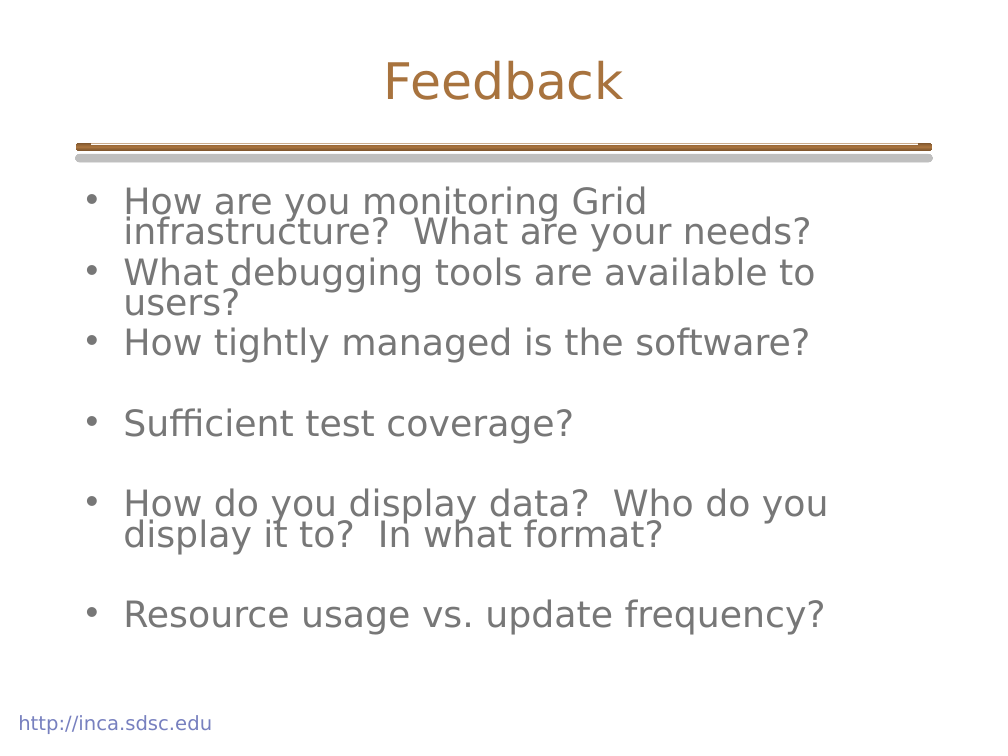
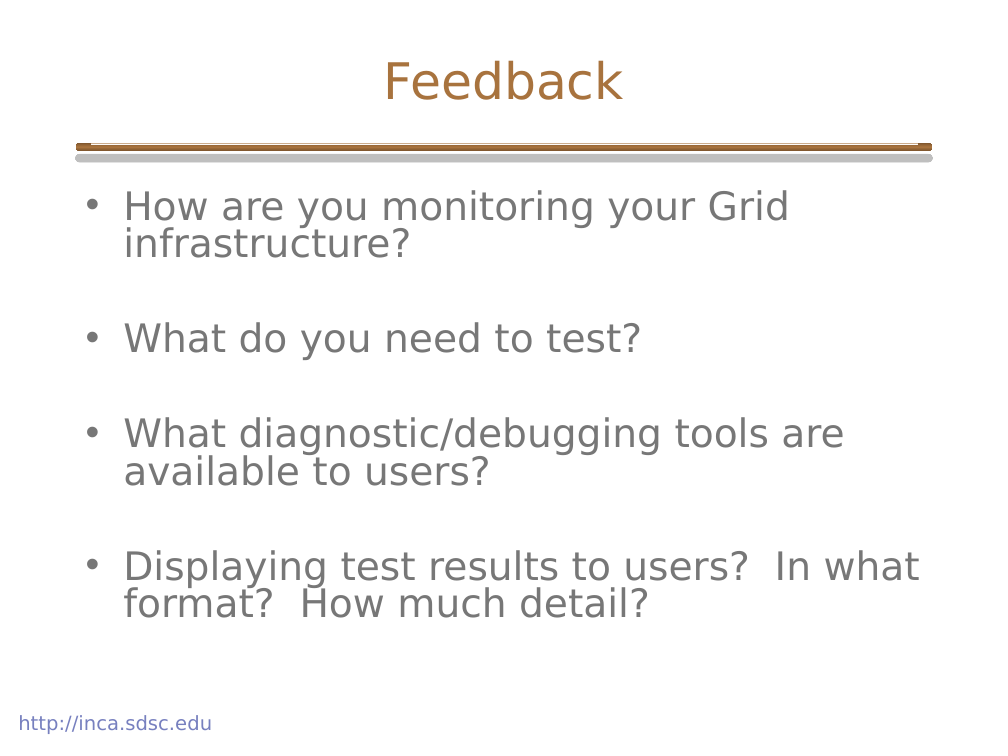
Before and after one commit to IncaProject/inca-xsede, a slide deck: slide 26 of talks/inca_GPW_06-2005.ppt (slide 25 before the commit). Drawn at 1008x756 pixels with LibreOffice and Linux fonts; fonts in the diff are those of the drawing; background and template pictures are left out. Boxes give left, top, right and bottom in pixels: in the first picture for what was removed or moved away, otherwise in the second. Text is boxed around its words. In the diff, an @@ line names an element or a change of style, - is before the commit and + after.

```diff
--- a/talks/inca_GPW_06-2005.ppt
+++ b/talks/inca_GPW_06-2005.ppt
@@ text at box(123, 190, 920, 618): text changed; size 25.9 to 28 pt @@
-• How are you monitoring Grid infrastructure? What are your needs?
-• What debugging tools are available to users?
-• How tightly managed is the software?
-• Sufficient test coverage?
-• How do you display data? Who do you display it to? In what format?
-• Resource usage vs. update frequency?
+• How are you monitoring your Grid infrastructure?
+• What do you need to test?
+• What diagnostic/debugging tools are available to users?
+• Displaying test results to users? In what format? How much detail?
```
Also in this commit, not shown: 6 other slides changed, 1 slide added.
